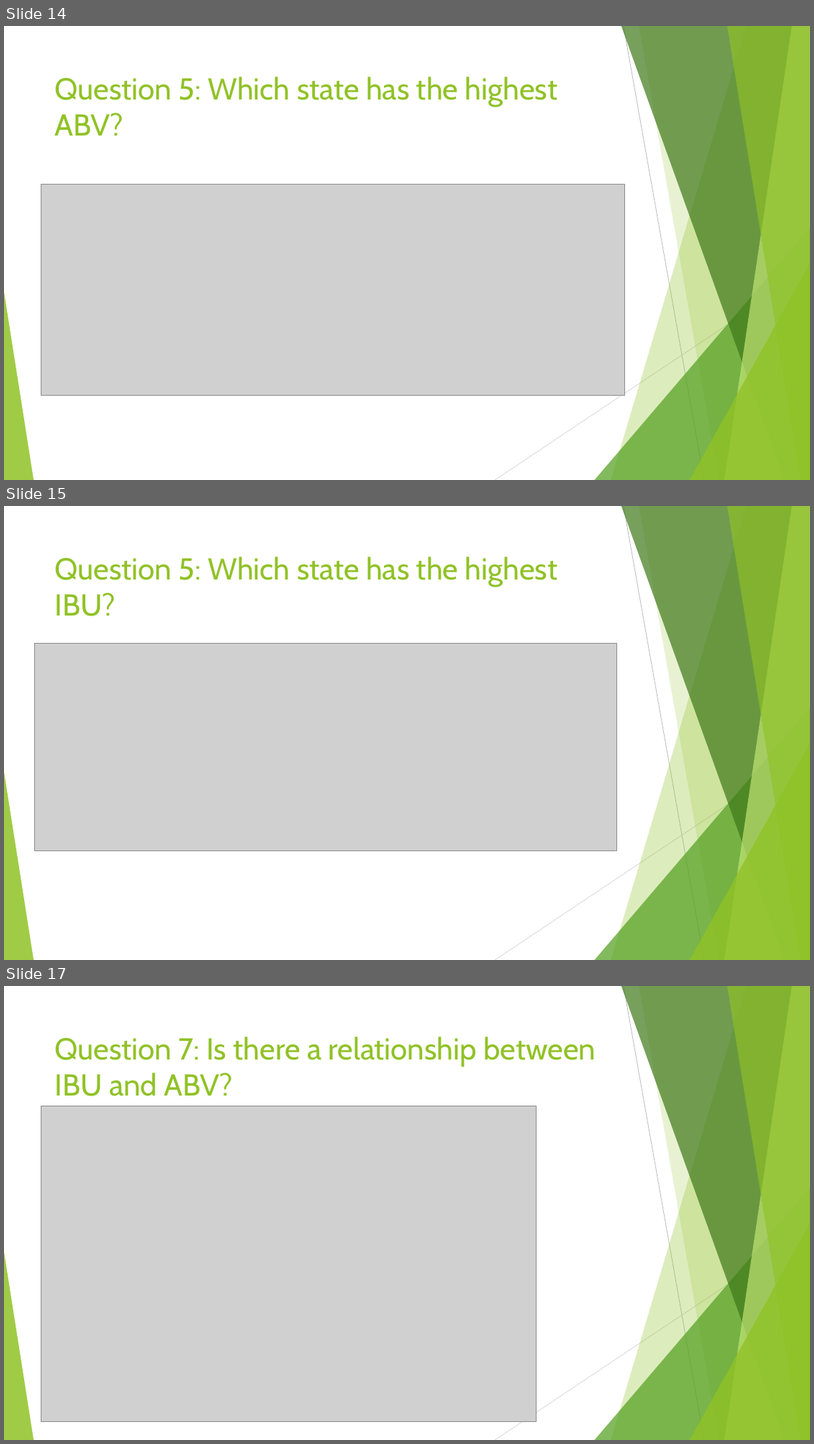
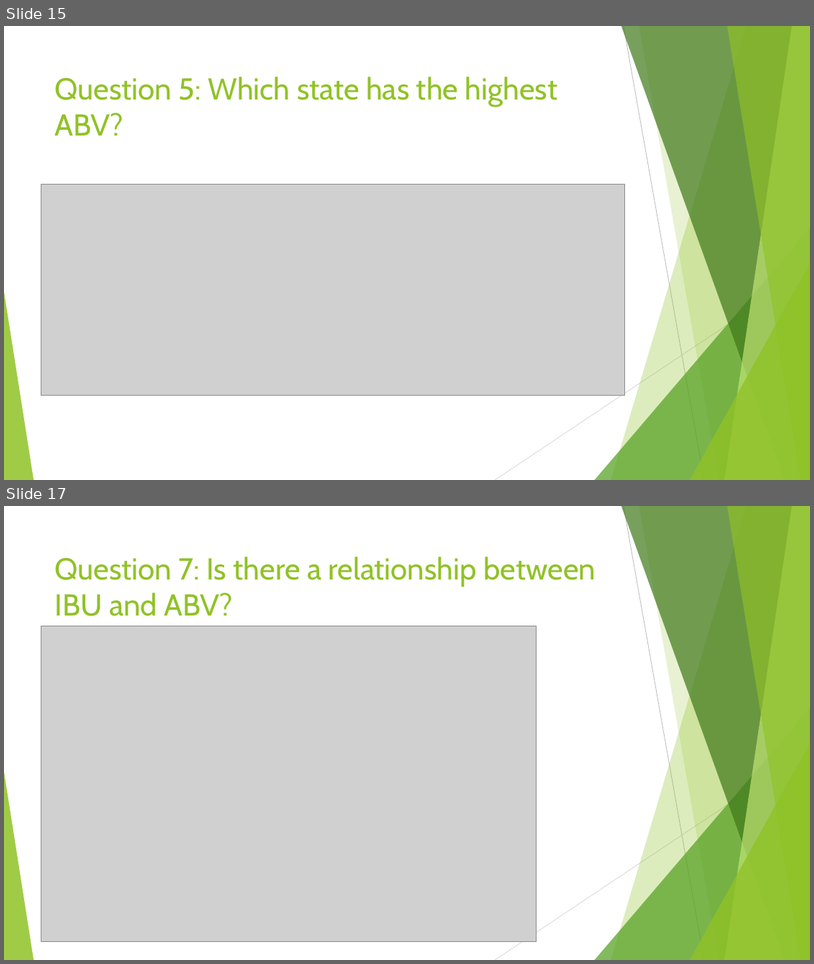
Before and after one commit to vazquezs123/DATA_SCIENCE_CS01, a slide deck: Breweries and Beer Study.pptx. Shown one above the other, each under a label of ours: slides 14, 15 and 17 before the commit, slides 15 and 17 after it; the slides between them are not shown. The pictures are 814x1444 and 814x964 pixels, drawn with LibreOffice and Linux fonts; fonts in the diff are those of the drawing; grey boxes stand for pictures. Boxes give left, top, right and bottom in pixels: in the first picture for what was removed or moved away, otherwise in the second. Text is boxed around its words. In the diff, an @@ line names an element or a change of style, - is before the commit and + after.

```diff
--- a/Breweries and Beer Study.pptx
+++ b/Breweries and Beer Study.pptx
@@ slide 15 removed at [4, 506, 810, 960], background #FFFFFF; not listed: 10 template elements that a slide beside it also shows @@
@@ title removed at [55, 556, 558, 616] @@
-Question 5: Which state has the highest IBU?
@@ picture removed at [35, 643, 618, 851] @@
@@ what was slide 14 is now slide 15 @@
```
Also in this commit, not shown: 7 slides changed, 1 slide added, 1 other file.
